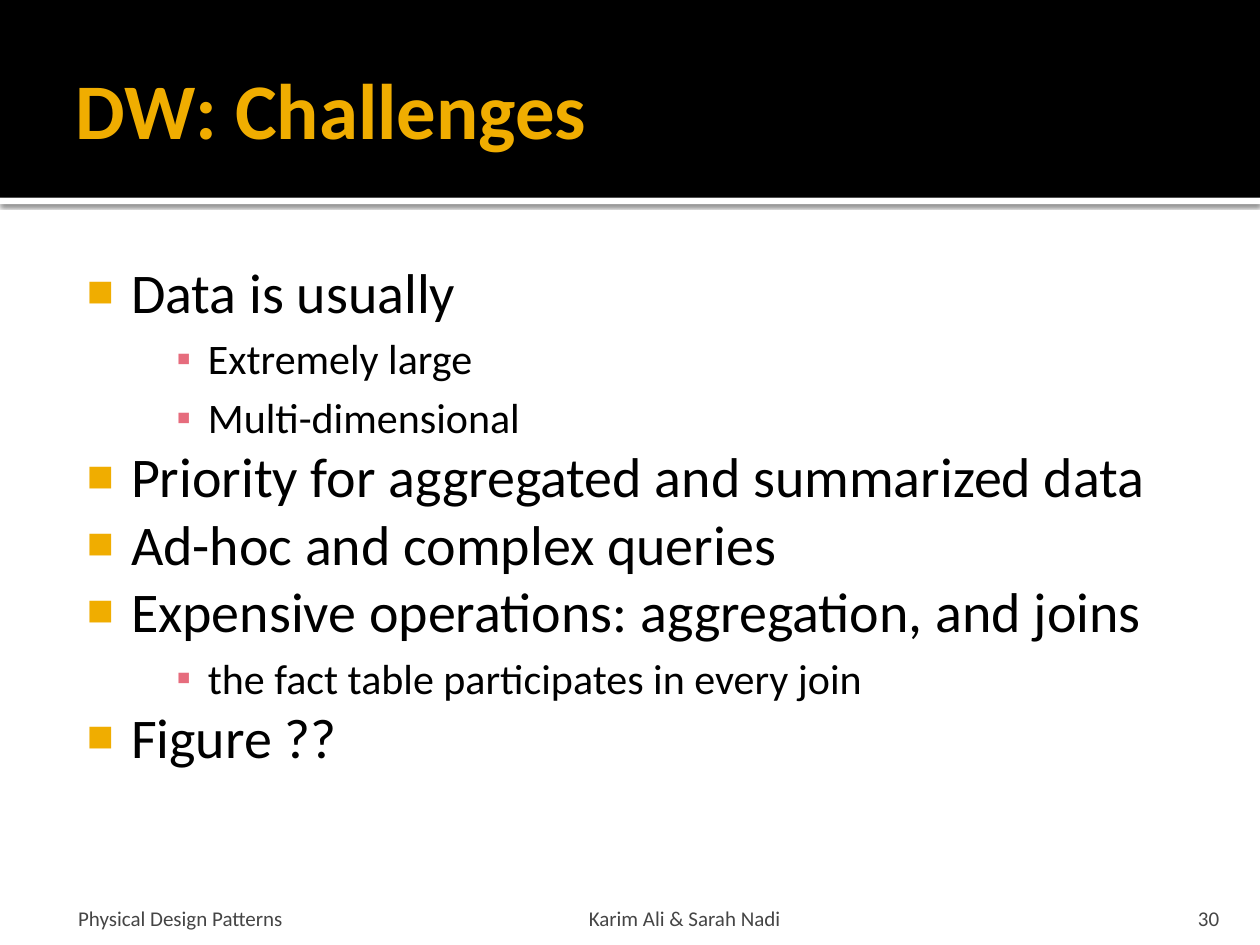
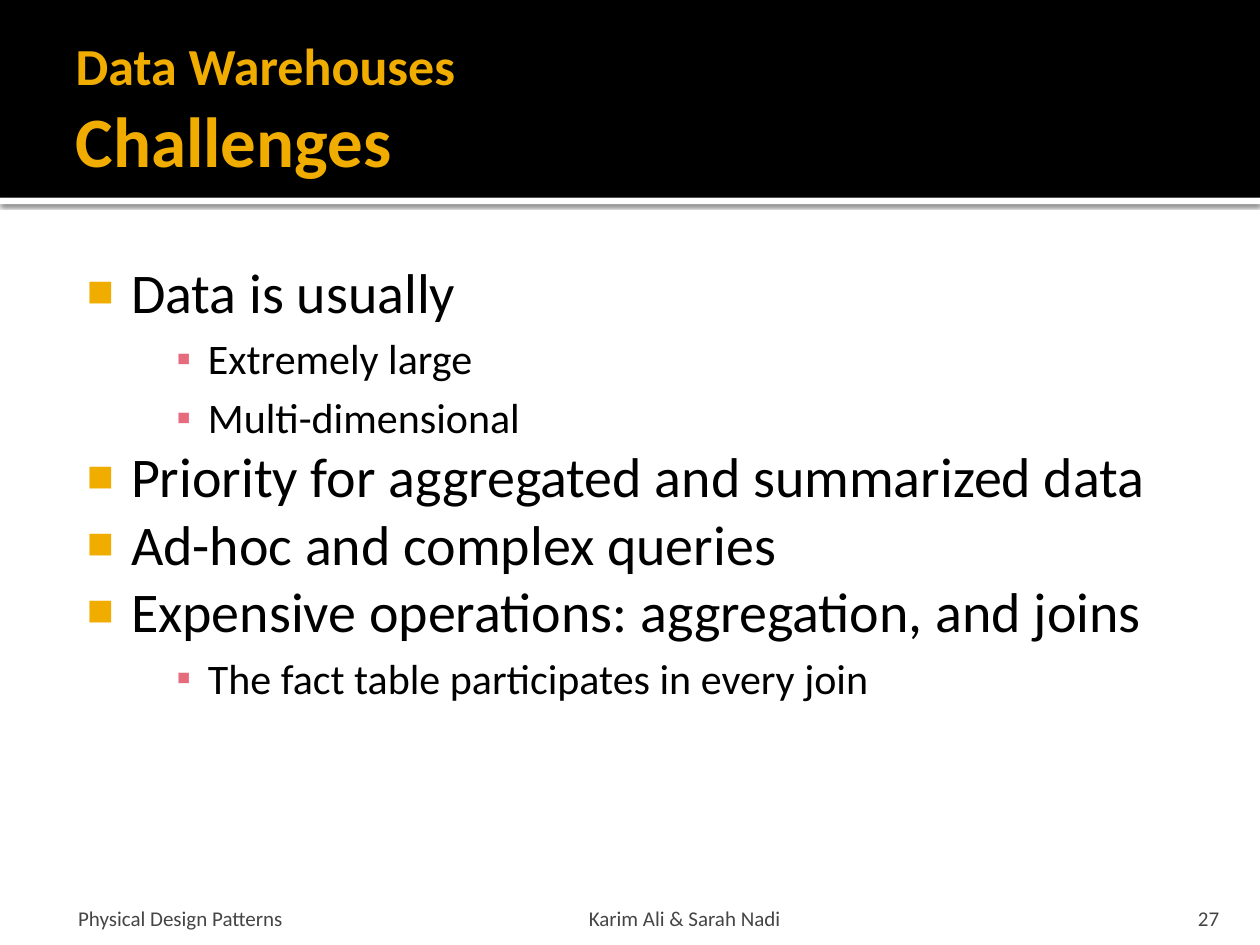
Before and after one commit to snadi/cs848-db, a slide deck: slide 27 of cs848-db/PhysDesignPres.pptx (slide 30 before the commit). Drawn at 1260x945 pixels with LibreOffice and Linux fonts; fonts in the diff are those of the drawing. Boxes give left, top, right and bottom in pixels: in the first picture for what was removed or moved away, otherwise in the second. Text is boxed around its words. In the diff, an @@ line names an element or a change of style, - is before the commit and + after.

```diff
--- a/cs848-db/PhysDesignPres.pptx
+++ b/cs848-db/PhysDesignPres.pptx
@@ title at (x1=76, y1=48, x2=455, y2=179): text changed; size 45 to 29.7 pt @@
-DW: Challenges
+Data Warehouses
+Challenges
@@ text at (x1=208, y1=664, x2=868, y2=702): text changed @@
-    ▪ the fact table participates in every join
-■ Figure ??
+    ▪ The fact table participates in every join
@@ page number at (x1=1198, y1=912, x2=1219, y2=926): text changed @@
-30
+27
```
Also in this commit, not shown: 38 other slides changed, 1 slide added, 8 slides removed.
